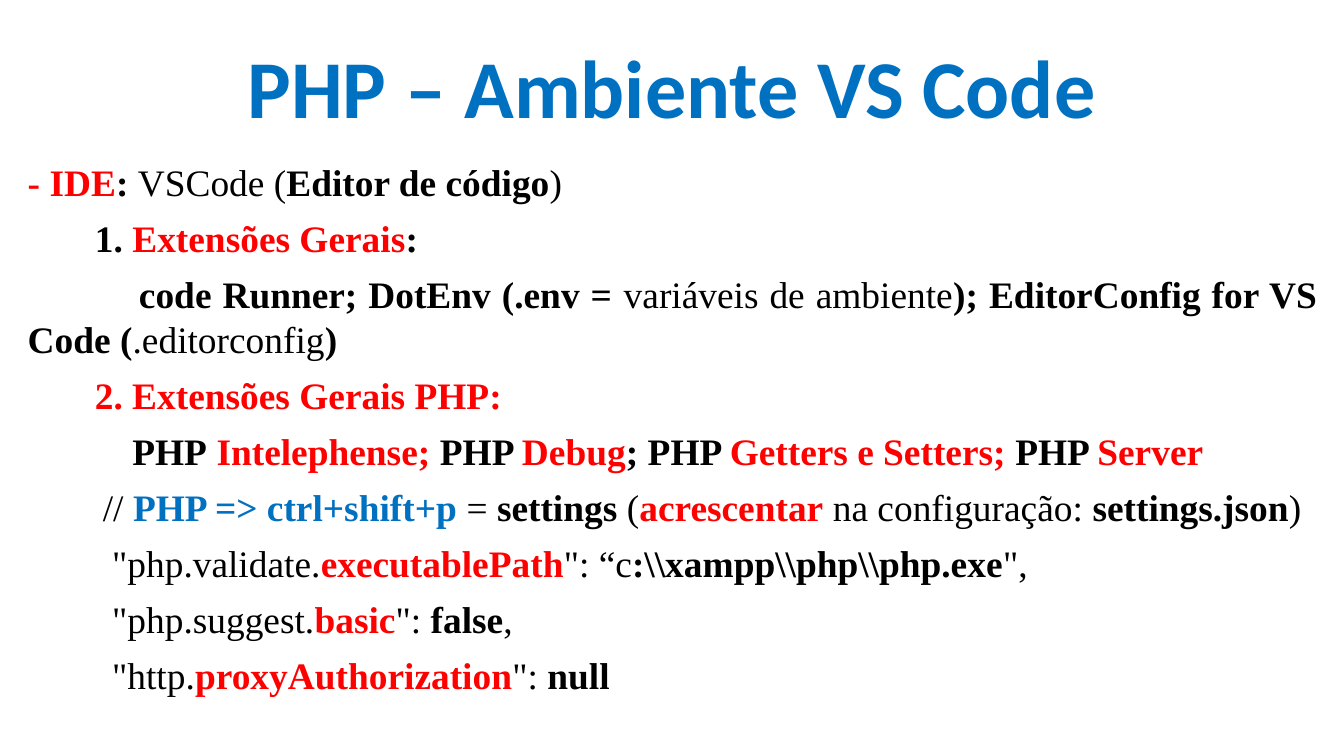
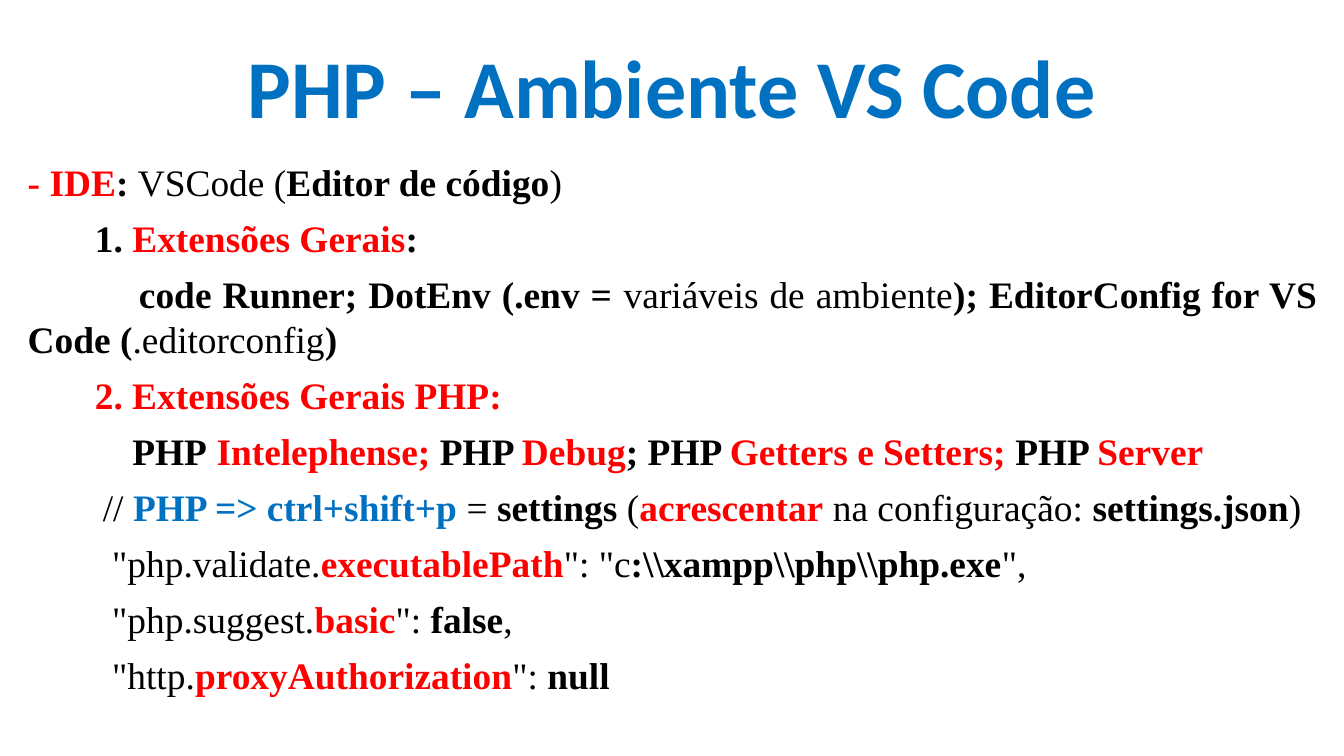
Before and after one commit to CloudEducationBrazil/WydenDesenvolvimentoWebPHP, a slide deck: slide 12 of 01 Classes/Aula 12 e 13 Desenvolvimento Web PHP - PHP.pptx. Drawn at 1344x756 pixels with LibreOffice and Linux fonts; fonts in the diff are those of the drawing; background and template pictures are left out. Boxes give left, top, right and bottom in pixels: in the first picture for what was removed or moved away, otherwise in the second. Text is boxed around its words. In the diff, an @@ line names an element or a change of style, - is before the commit and + after.

```diff
--- a/01 Classes/Aula 12 e 13 Desenvolvimento Web PHP - PHP.pptx
+++ b/01 Classes/Aula 12 e 13 Desenvolvimento Web PHP - PHP.pptx
@@ text at [112, 551, 1027, 584]: text changed @@
-  "php.validate.executablePath": “c:\\xampp\\php\\php.exe",
+  "php.validate.executablePath": "c:\\xampp\\php\\php.exe",
```
Also in this commit, not shown: 6 other slides changed.
